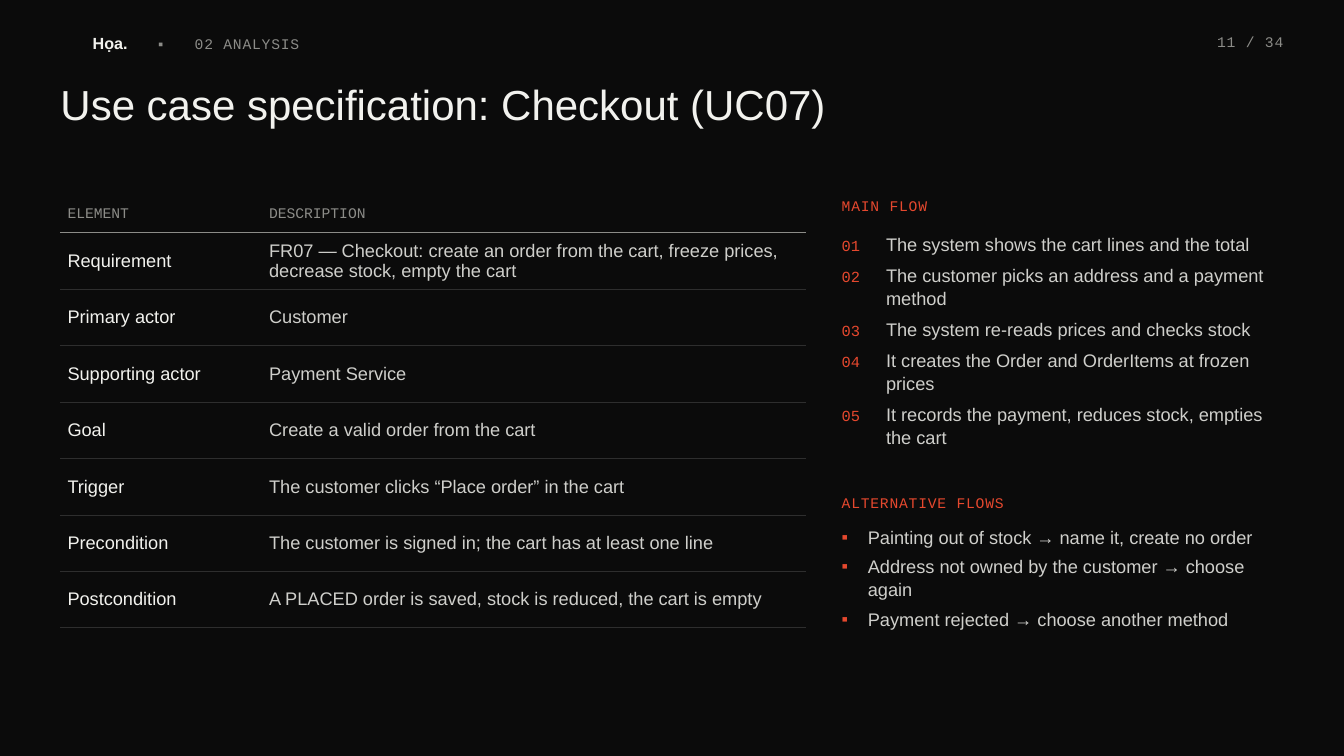
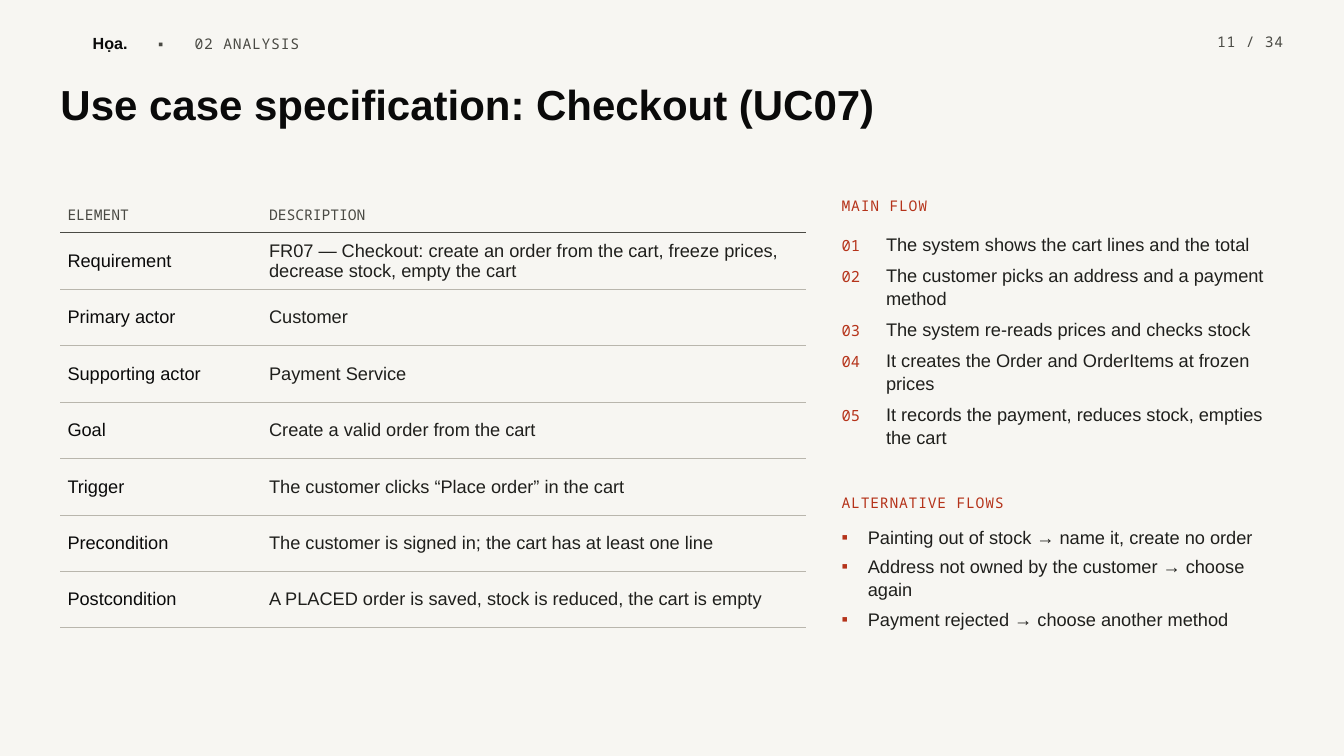
Before and after one commit to scalliontor/Hoa, a slide deck: slide 11 of slides/thuyettrinh_Hoa.pptx. Drawn at 1344x756 pixels with LibreOffice and Linux fonts; fonts in the diff are those of the drawing; background and template pictures are left out. Boxes give left, top, right and bottom in pixels: in the first picture for what was removed or moved away, otherwise in the second. Text is boxed around its words. In the diff, an @@ line names an element or a change of style, - is before the commit and + after.

```diff
--- a/slides/thuyettrinh_Hoa.pptx
+++ b/slides/thuyettrinh_Hoa.pptx
@@ background #0B0B0B to #F7F6F2 @@
@@ text "Họa. ▪ 02 ANALYSIS" at [93, 38, 299, 52]: font Courier New to Noto Sans Mono, text colour #8C8C88 to #4A4A44 in "▪ 02 ANALYSIS"; text colour #F2F2EE to #0A0A0A in "Họa." @@
@@ text "11 / 34" at [1217, 36, 1283, 47]: font Courier New to Noto Sans Mono, text colour #8C8C88 to #4A4A44 @@
@@ text "Use case specification: Checkout (UC07)" at [60, 89, 874, 129]: text colour #F2F2EE to #0A0A0A, bold on @@
@@ table at [60, 197, 807, 628] @@
@@ font Courier New to Noto Sans Mono, text colour #8C8C88 to #4A4A44 in "ELEMENT", "DESCRIPTION" @@
@@ text colour #F2F2EE to #0A0A0A in "Requirement", "Primary actor", "Supporting actor", "Goal" and 3 more places @@
@@ text colour #CFCFCB to #1F1F1C in "FR07 — Checkout: create an order from ...", "Customer", "Payment Service", "Create a valid order from the cart" and 3 more places @@
@@ borders changed @@
@@ text "MAIN FLOW" at [842, 200, 928, 211]: font Courier New to Noto Sans Mono, text colour #E5482E to #B5331A @@
@@ text "01 The system shows the ..." at [842, 237, 1264, 444]: font Courier New to Noto Sans Mono, text colour #E5482E to #B5331A in "01", "02", "03", "04" and 1 more places; text colour #CFCFCB to #1F1F1C @@
@@ text "ALTERNATIVE FLOWS" at [842, 497, 1004, 508]: font Courier New to Noto Sans Mono, text colour #E5482E to #B5331A @@
@@ text "Painting out of stock → ..." at [868, 530, 1252, 630]: text colour #CFCFCB to #1F1F1C; bullet colour #E5482E to #B5331A @@
```
Also in this commit, not shown: 33 other slides changed, 4 other files.
